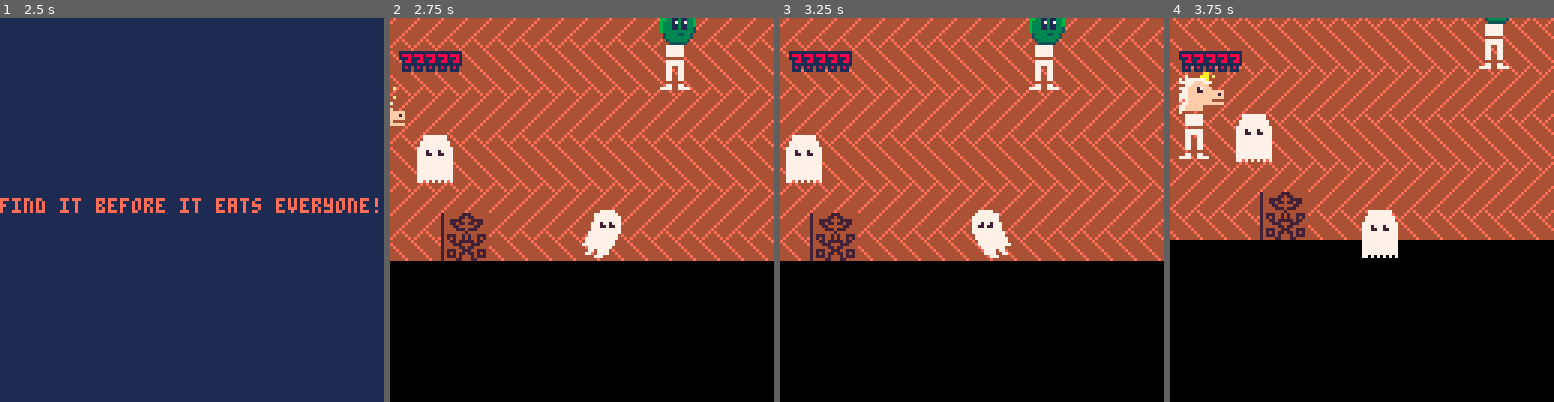
Above: before the commit, frames 1-4 (left to right).
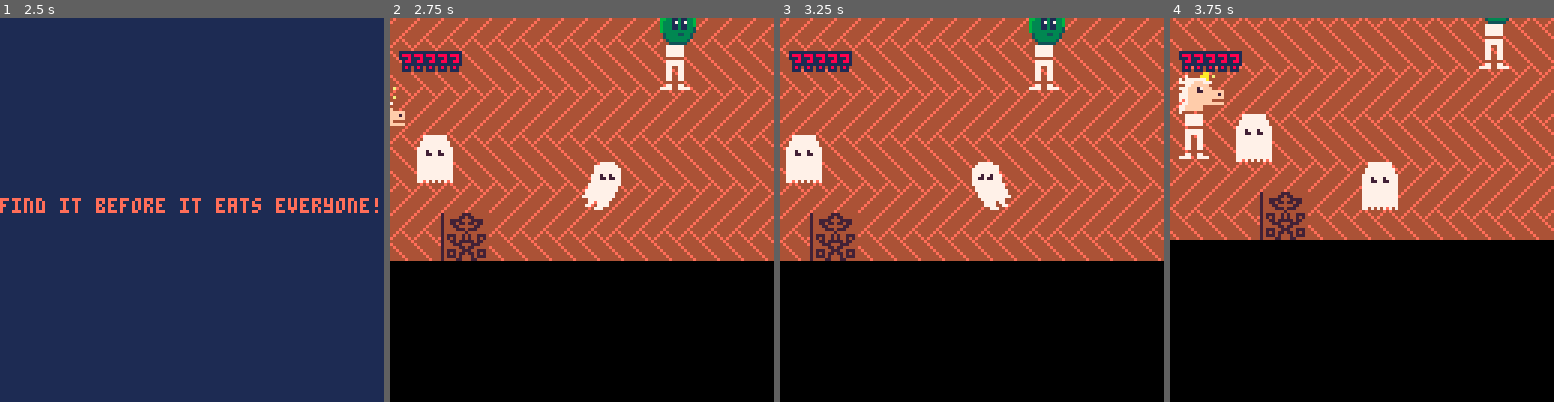
Above: after the commit, the same moments.

Repository: Alfie-Edwards/jaccuse
Game: PICO-8 cartridge game.p8
Same seed, same stepped clock (60 frames per second), same inputs: the game is played once before the commit and once after it.
Inputs (mouse positions are in pixels of both pictures, inside the frame that each line leads up to):
- Up to frame 1 (2.5 s): tap X (X key) at 0.33, 1.07, 1.85 s; click (280, 121) at 0.67 s; tap O (Z key) at 0.7, 1.7, 2.1 s; click (46, 267) at 1.22 s; hold Right 1.6-2.1 s; click (107, 114) at 1.77 s; hold Up 2.15-2.42 s; click (172, 259) at 2.32 s; hold Right from 2.47 s (still down)
- Up to frame 2 (2.75 s): keep holding Right; tap O (Z key) at 2.5 s
- Up to frame 3 (3.25 s): click (1014, 106) at 2.87 s; tap O (Z key) at 2.9 s; tap X (X key) at 2.97 s; release Right at 3.03 s; hold Left from 3.08 s (still down)
- Up to frame 4 (3.75 s): tap O (Z key) at 3.3, 3.7 s; click (1465, 256) at 3.42 s; release Left at 3.58 s; hold Down from 3.63 s (still down)

Frame 1 is identical in both runs. In frame 2, 1.7% of the frame differs, in the area x 50-61%, y 37-63%; in frame 3, 1.7%; in frame 4, 2.1%, in the area x 50-60%, y 37-63%.

Commit message:
player pos

Diff:
--- a/player.lua
+++ b/player.lua
@@ -106,17 +106,17 @@
 	if player.dir == direction.up then
 		-- sprite = sprites.player_back
 		-- sprite = sprites.small_ghost_neutral
-		sprites.small_ghost_neutral.func(player.x, player.y)
+		sprites.small_ghost_neutral.func(player.x, player.y - 16)
 	elseif player.dir == direction.down then
 		-- sprite = sprites.player_front
 		-- sprite = sprites.small_ghost_neutral
-		sprites.small_ghost_neutral.func(player.x, player.y)
+		sprites.small_ghost_neutral.func(player.x, player.y - 16)
 	elseif player.dir == direction.left then
 		-- sprite = sprites.player_side
 		-- sprite = sprites.small_ghost_move
-		sprites.small_ghost_move.func(player.x, player.y)
+		sprites.small_ghost_move.func(player.x, player.y - 16)
 	elseif player.dir == direction.right then
-		sprites.small_ghost_move.func(player.x, player.y, true)
+		sprites.small_ghost_move.func(player.x, player.y - 16, true)
 		-- sprite = sprites.player_side
 		-- sprite = sprites.small_ghost_move
 		-- flip = true
